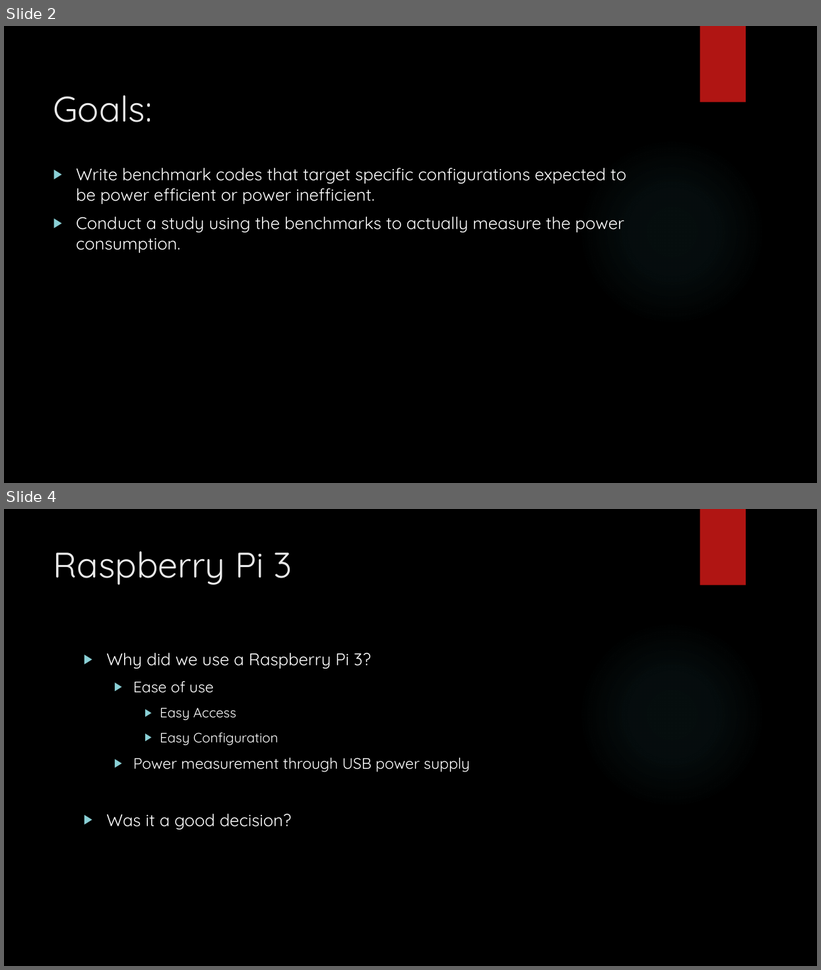
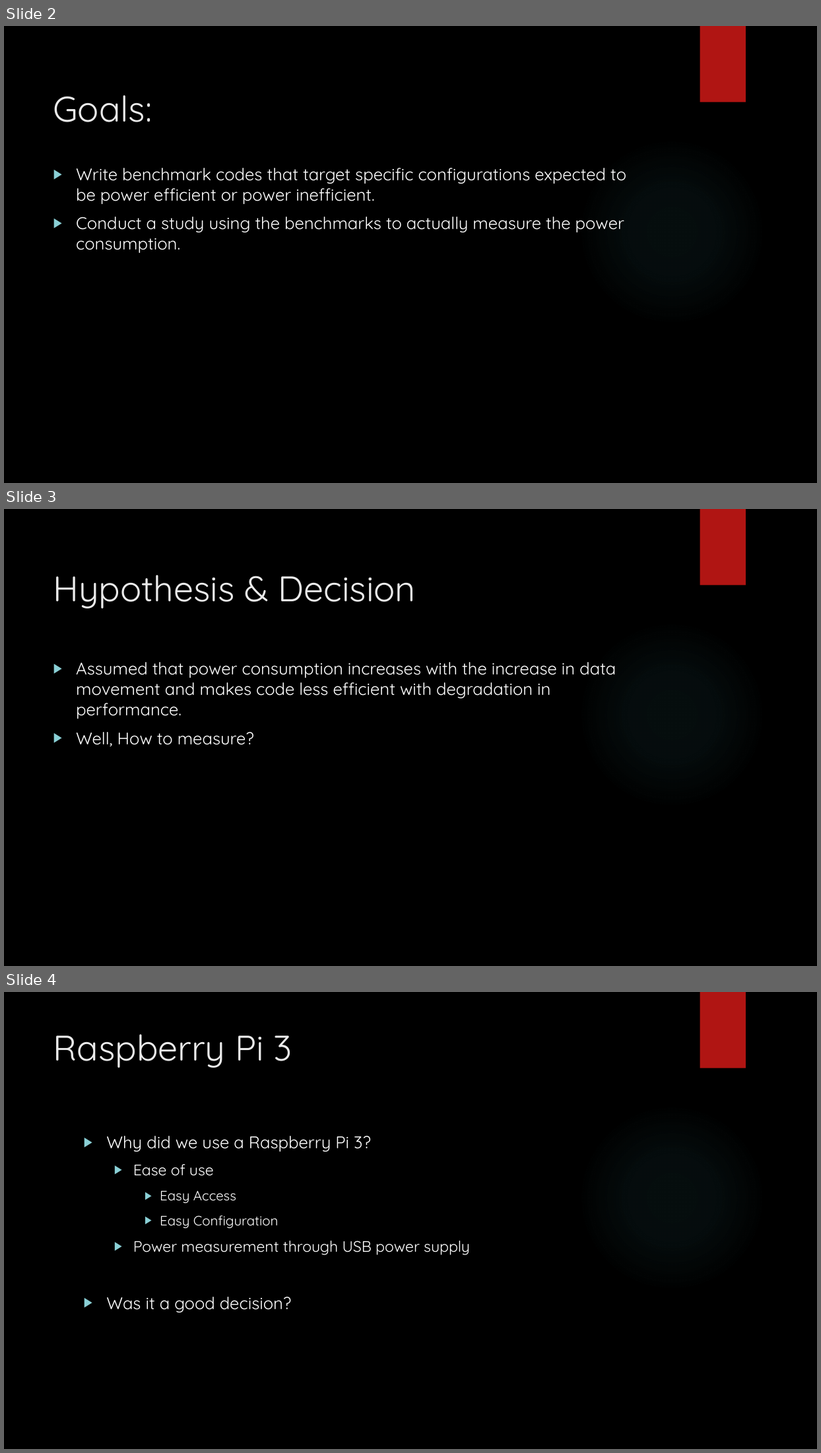
Before and after one commit to jasongraalum/CS533_Spring2018_Group2_Project, a slide deck: documents/Outline for Presentation.pptx. Shown one above the other, each under a label of ours: slides 2 and 4 before the commit, slides 2, 3 and 4 after it; the slides between them are not shown. The pictures are 821x970 and 821x1453 pixels, drawn with LibreOffice and Linux fonts; fonts in the diff are those of the drawing; background and template pictures are left out. Boxes give left, top, right and bottom in pixels: in the first picture for what was removed or moved away, otherwise in the second. Text is boxed around its words. In the diff, an @@ line names an element or a change of style, - is before the commit and + after.

```diff
--- a/documents/Outline for Presentation.pptx
+++ b/documents/Outline for Presentation.pptx
@@ slide 3 added at bbox=[4, 509, 817, 966], background picture (left out); not listed: 2 template elements that a slide beside it also shows @@
@@ title added at bbox=[54, 575, 415, 609], 42 pt, text #EBEBEB @@
+Hypothesis & Decision
@@ text added at bbox=[76, 662, 616, 747], 20 pt, text #FFFFFF @@
+▶ Assumed that power consumption increases with the increase in data movement and makes code less efficient with degradation in performance.
+▶ Well, How to measure?
```
Also in this commit, not shown: 1 slide removed.
